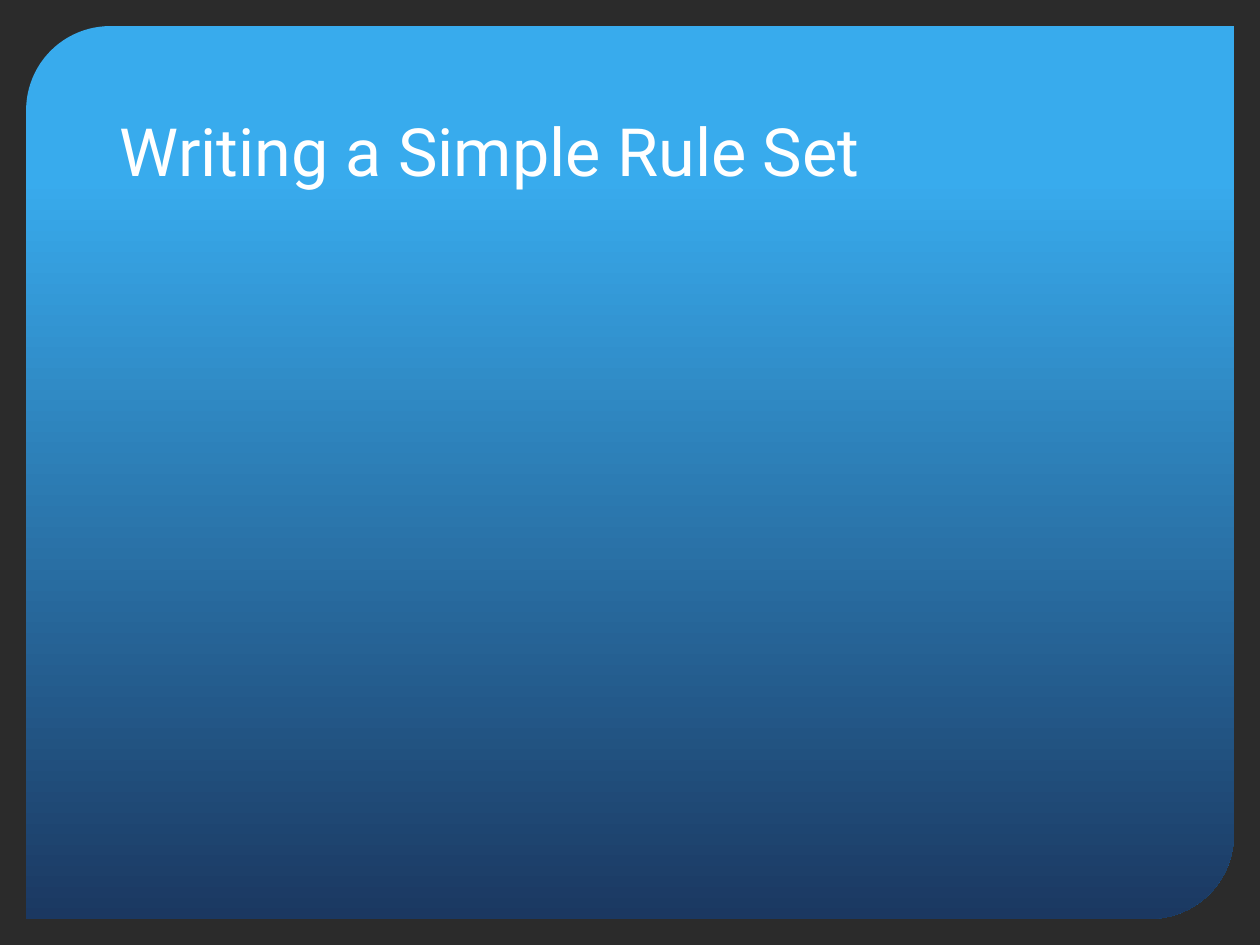
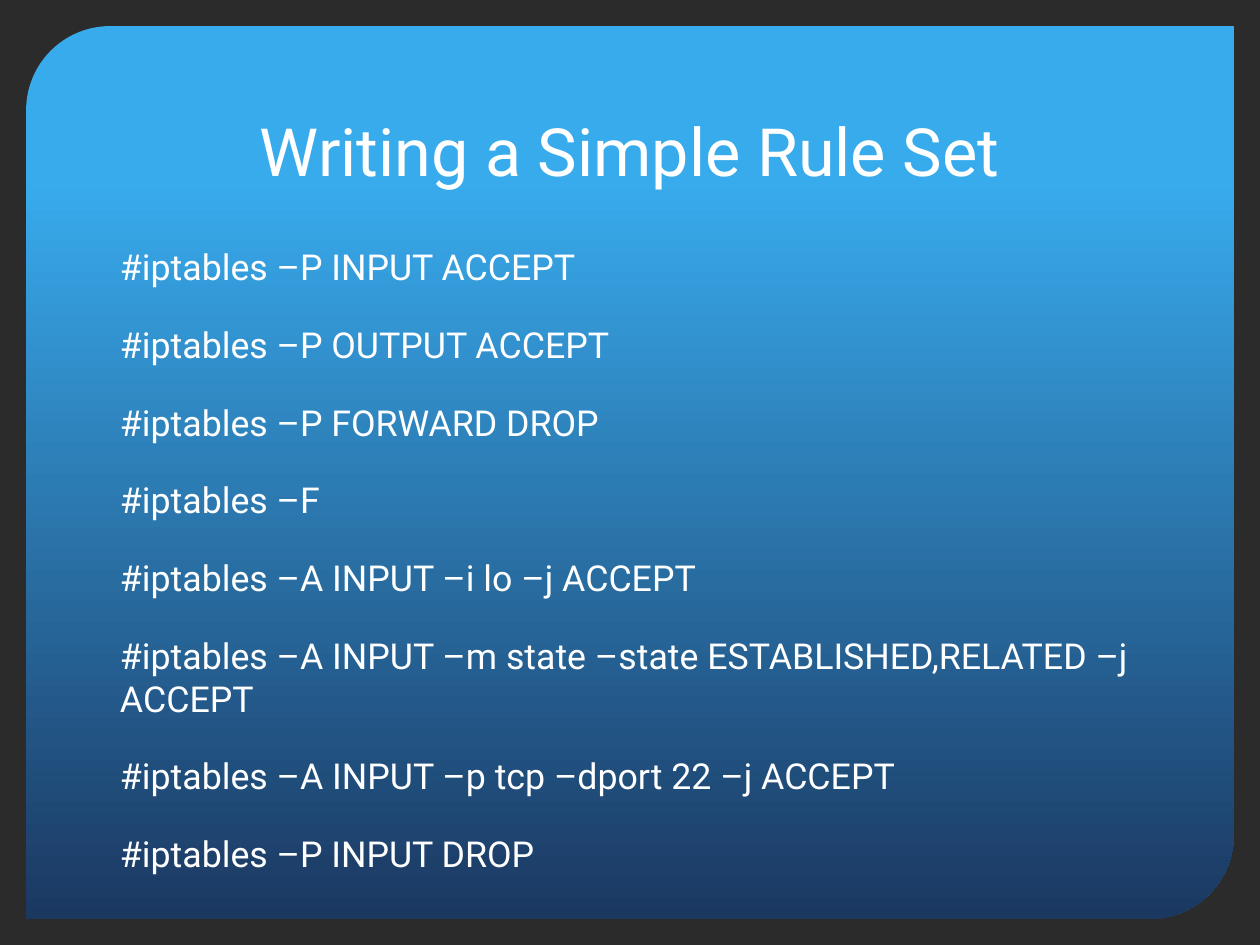
Before and after one commit to vietshell/Basic_Script, a slide deck: slide 12 of Presentation1.pptx. Drawn at 1260x945 pixels with LibreOffice and Linux fonts; fonts in the diff are those of the drawing; background and template pictures are left out; a plain dark background stands for a picture behind light text. Boxes give left, top, right and bottom in pixels: in the first picture for what was removed or moved away, otherwise in the second. Text is boxed around its words. In the diff, an @@ line names an element or a change of style, - is before the commit and + after.

```diff
--- a/Presentation1.pptx
+++ b/Presentation1.pptx
@@ title "Writing a Simple Rule Set" at (260, 126, 1000, 190): alignment left to centre @@
@@ text added at (120, 253, 1128, 797), 20.4 pt, text #FFFFFF @@
+#iptables –P INPUT ACCEPT
+#iptables –P OUTPUT ACCEPT
+#iptables –P FORWARD DROP
+#iptables –F
+#iptables –A INPUT –i lo –j ACCEPT
+#iptables –A INPUT –m state –state ESTABLISHED,RELATED –j ACCEPT
+#iptables –A INPUT –p tcp –dport 22 –j ACCEPT
+#iptables –P INPUT DROP
```
Also in this commit, not shown: 6 other slides changed, 4 slides added, 12 slides removed, 1 other file.
